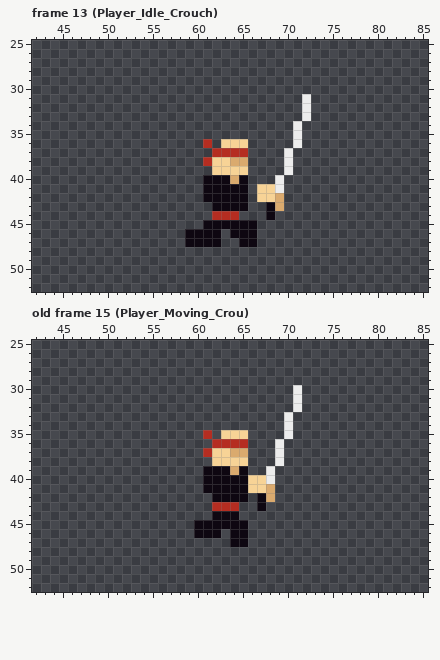
A pixel-art file gets an edit: Assets/Player/T_Player.aseprite. Above: the version before the commit.
128x64 pixels, 51 frames. Shown: frame 13 (Player_Idle_Crouch): x 42..85, y 25..52; old frame 15 (Player_Moving_Crou): x 42..85, y 25..52. The commit also changed other frames, which this record leaves out.
New version:
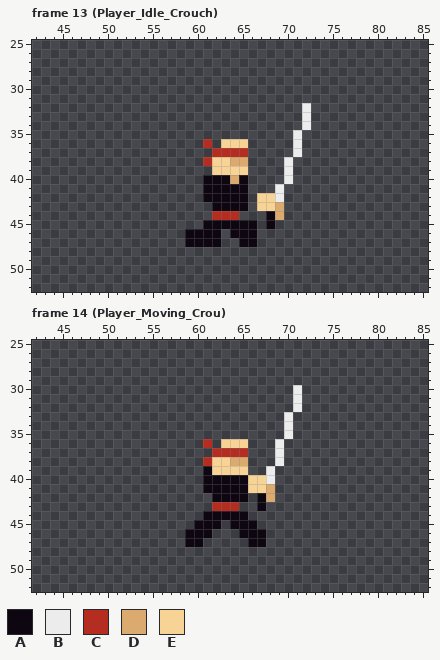
Palette (. is transparent): A #0e0711  B #ececec  C #b52d21  D #daaa6e  E #f7d396
A new or re-ordered frame is compared with the old frame closest to it.
Changes in this commit:
frames 51 -> 59
frames re-ordered
Changed rows in their new state; - is an unchanged pixel.
Frame 13 (Player_Idle_Crouch), layer "Grip":
first column x 67:
31 -----.
34 ----.B
37 ---.B-
40 --.B--
41 ..----
42 --B---
43 EE----
44 --D---
45 -A----
Frame 14 (Player_Moving_Crou) against old frame 15 (Player_Moving_Crou), layers "Head", "Legs":
first column x 61:
35 .-...
36 C.EEE
37 .CCCC
38 C--DD
39 -EEEE
first column x 59:
44 --A---A--
45 ----.--A-
46 A--.-.-AA
47 AA---..AA
Changed places in both pictures, as pixel boxes (x1, y1, x2, y2):
changed: (257, 94, 311, 229)
changed: (203, 430, 248, 475)
changed: (185, 511, 266, 547)
